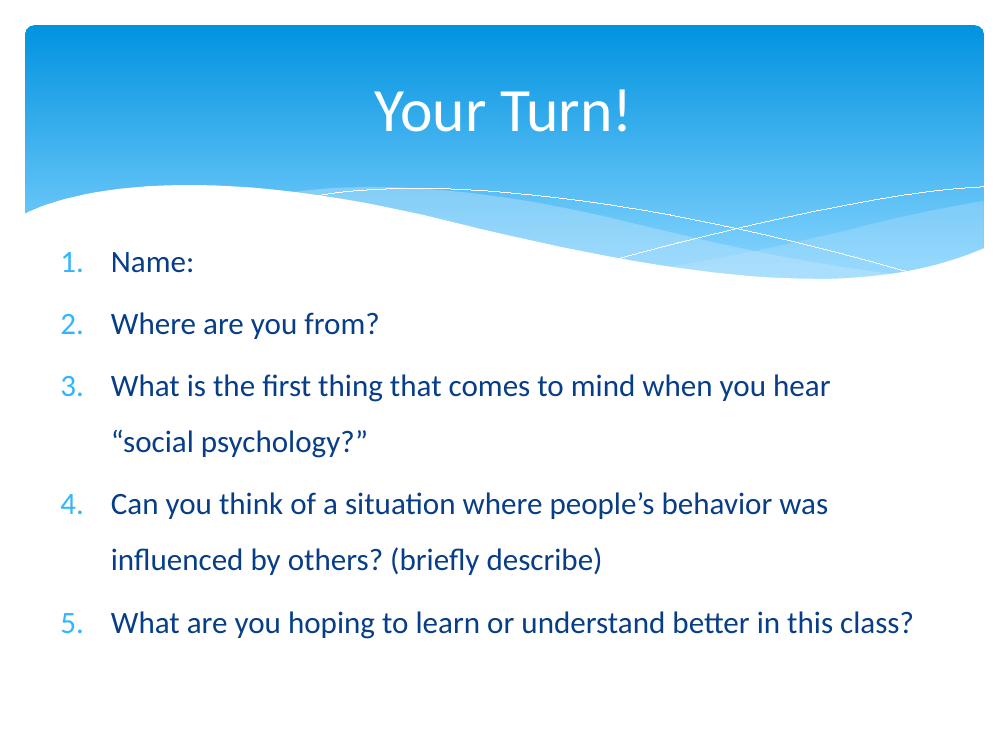
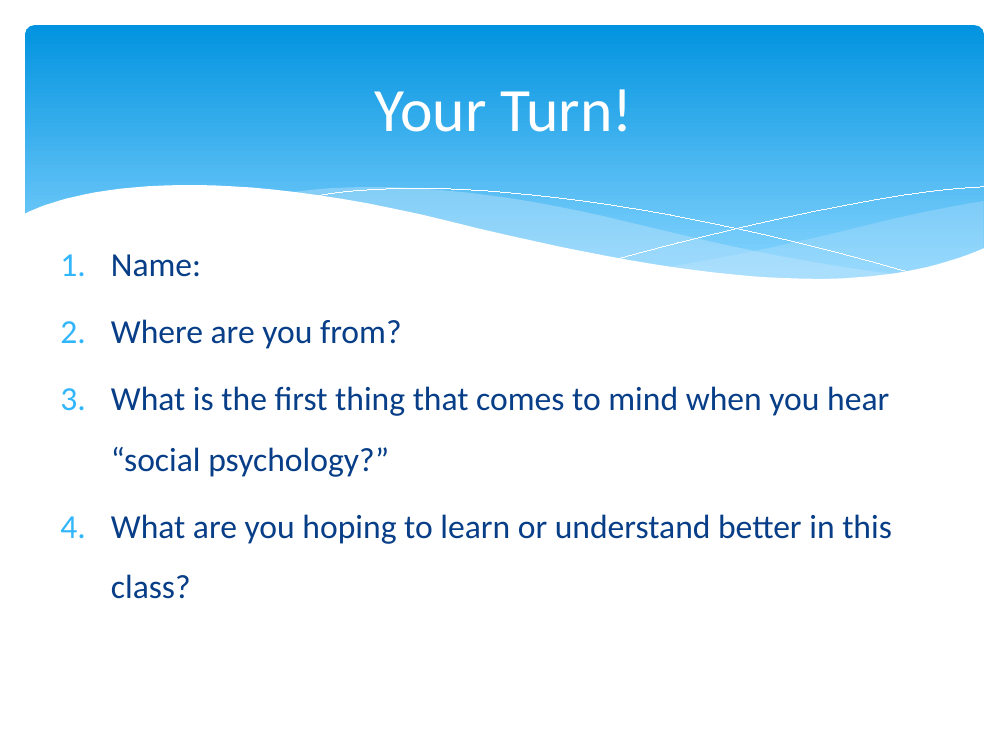
Before and after one commit to npm27/Teaching-Materials, a slide deck: slide 8 of Social Psych/Slides/0 First Day Info.pptx. Drawn at 1008x756 pixels with LibreOffice and Linux fonts; fonts in the diff are those of the drawing. Boxes give left, top, right and bottom in pixels: in the first picture for what was removed or moved away, otherwise in the second. Text is boxed around its words. In the diff, an @@ line names an element or a change of style, - is before the commit and + after.

Commit message:
Tweak day 1 slides

```diff
--- a/Social Psych/Slides/0 First Day Info.pptx
+++ b/Social Psych/Slides/0 First Day Info.pptx
@@ text "Name:" at [111, 254, 892, 599]: size 22.2 to 24 pt @@
@@ text at [111, 492, 828, 575]: paragraph removed @@
-4. Can you think of a situation where people’s behavior was influenced by others? (briefly describe)
```
Also in this commit, not shown: 2 other slides changed, 1 other file.
